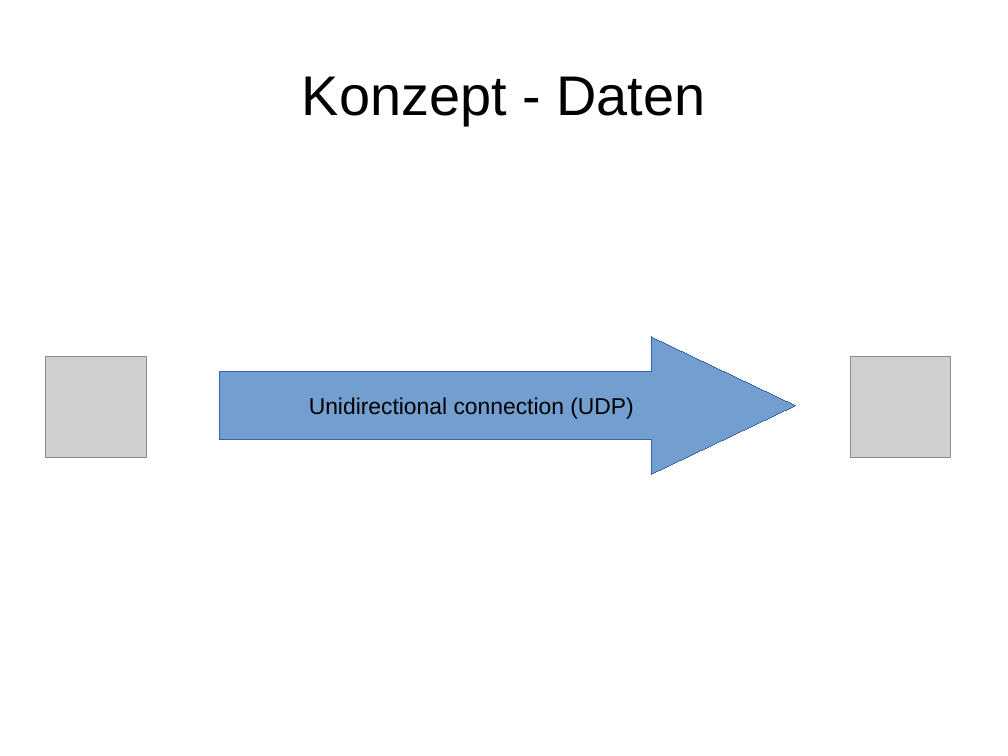
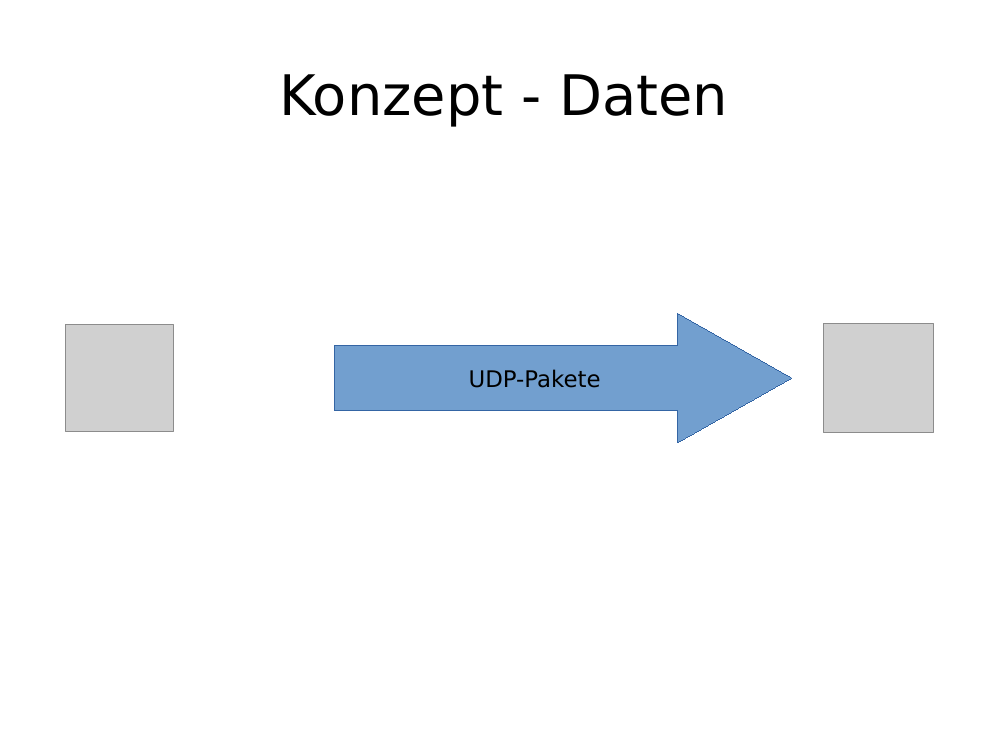
Before and after one commit to enra64/psychic-giggle, a slide deck: slide 8 of zwischenstand anfang dezember.odp (slide 7 before the commit). Drawn at 1008x756 pixels with LibreOffice and Linux fonts; fonts in the diff are those of the drawing; grey boxes stand for pictures. Boxes give left, top, right and bottom in pixels: in the first picture for what was removed or moved away, otherwise in the second. Text is boxed around its words. In the diff, an @@ line names an element or a change of style, - is before the commit and + after.

```diff
--- a/zwischenstand anfang dezember.odp
+++ b/zwischenstand anfang dezember.odp
@@ title "Konzept - Daten" at (x1=279, y1=74, x2=728, y2=127): font Arial to DejaVu Sans @@
@@ picture resized from (x1=46, y1=357, x2=146, y2=457) to (x1=66, y1=325, x2=174, y2=433) @@
@@ right arrow "UDP-Pakete" resized from (x1=220, y1=338, x2=796, y2=475) to (x1=335, y1=314, x2=792, y2=444) @@
@@ right arrow "UDP-Pakete" at (x1=335, y1=314, x2=792, y2=444): proportions changed @@
@@ picture resized from (x1=851, y1=357, x2=951, y2=457) to (x1=824, y1=323, x2=934, y2=433) @@
@@ text in right arrow at (x1=469, y1=369, x2=601, y2=388): text changed; font Arial to DejaVu Sans @@
-Unidirectional connection (UDP)
+UDP-Pakete
```
Also in this commit, not shown: 8 other slides changed, 2 slides added, 1 slide removed.
